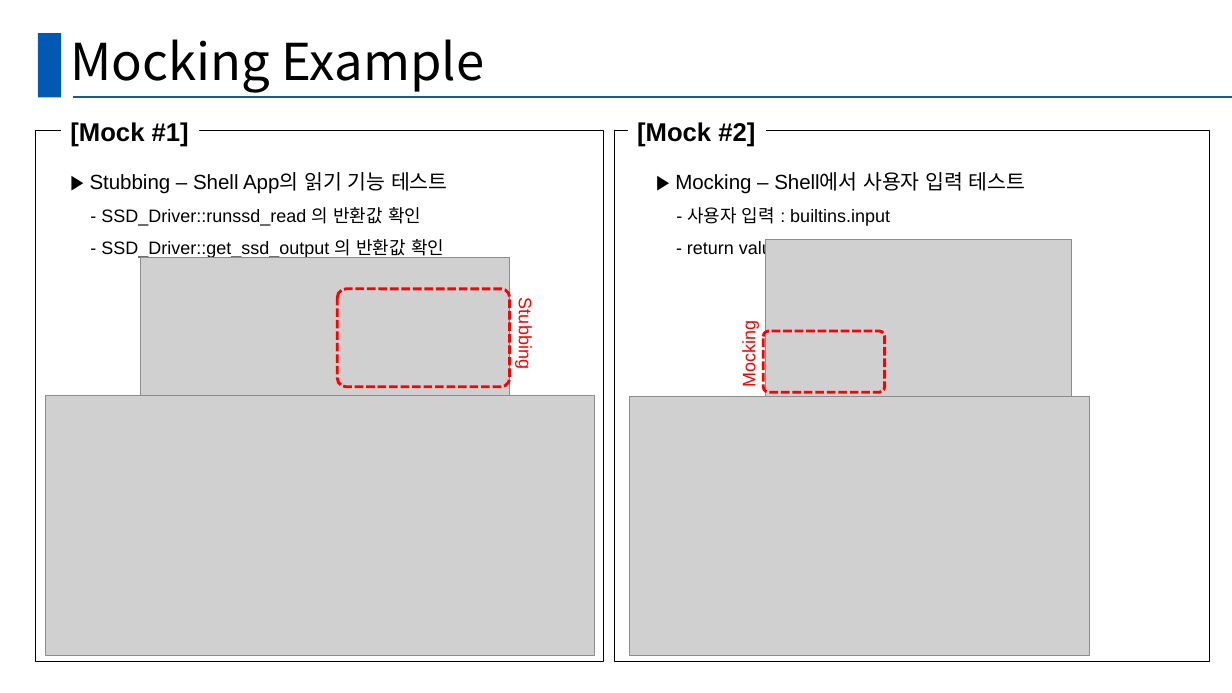
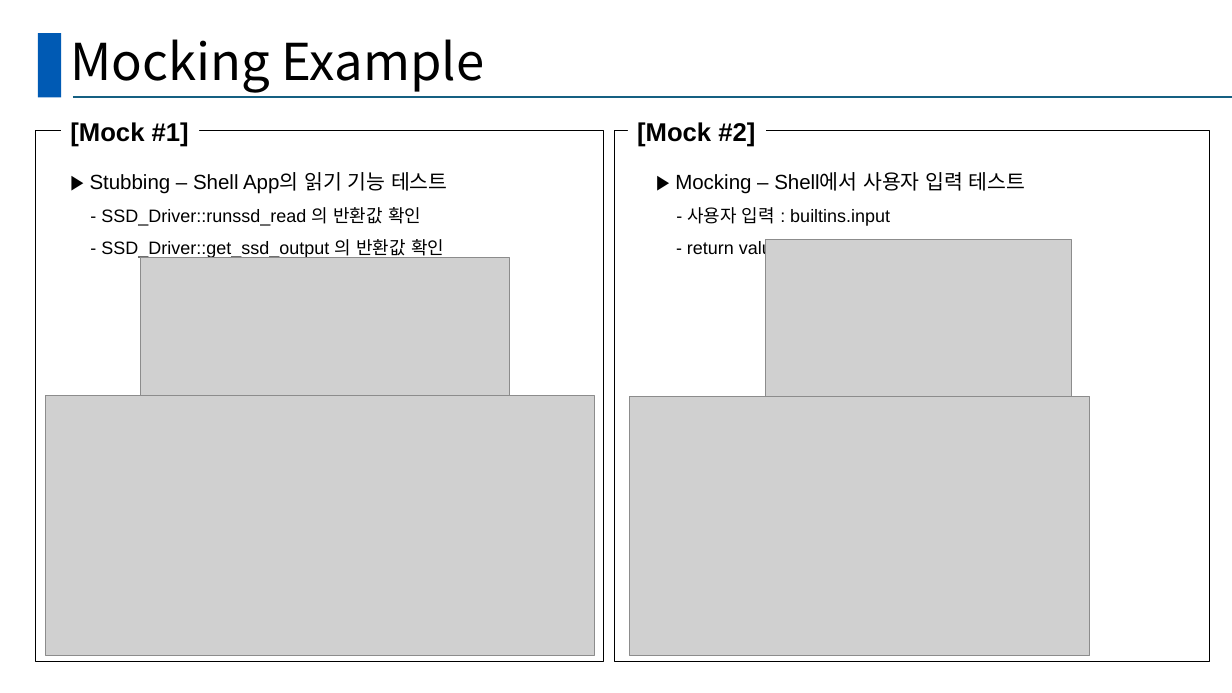
Before and after one commit to Hyominii/ssd, a slide deck: slide 8 of SSD_B_BestReviewer.pptx. Drawn at 1232x693 pixels with LibreOffice and Linux fonts; fonts in the diff are those of the drawing; grey boxes stand for pictures. Boxes give left, top, right and bottom in pixels: in the first picture for what was removed or moved away, otherwise in the second. Text is boxed around its words. In the diff, an @@ line names an element or a change of style, - is before the commit and + after.

```diff
--- a/SSD_B_BestReviewer.pptx
+++ b/SSD_B_BestReviewer.pptx
@@ rounded rectangle removed at (337,289,510,387) @@
@@ text removed at (515,305,535,367) @@
-Stubbing
@@ text removed at (739,327,759,386) @@
-Mocking
@@ rounded rectangle removed at (763,331,884,392) @@
```
Also in this commit, not shown: 7 other slides changed, 1 slide added.
